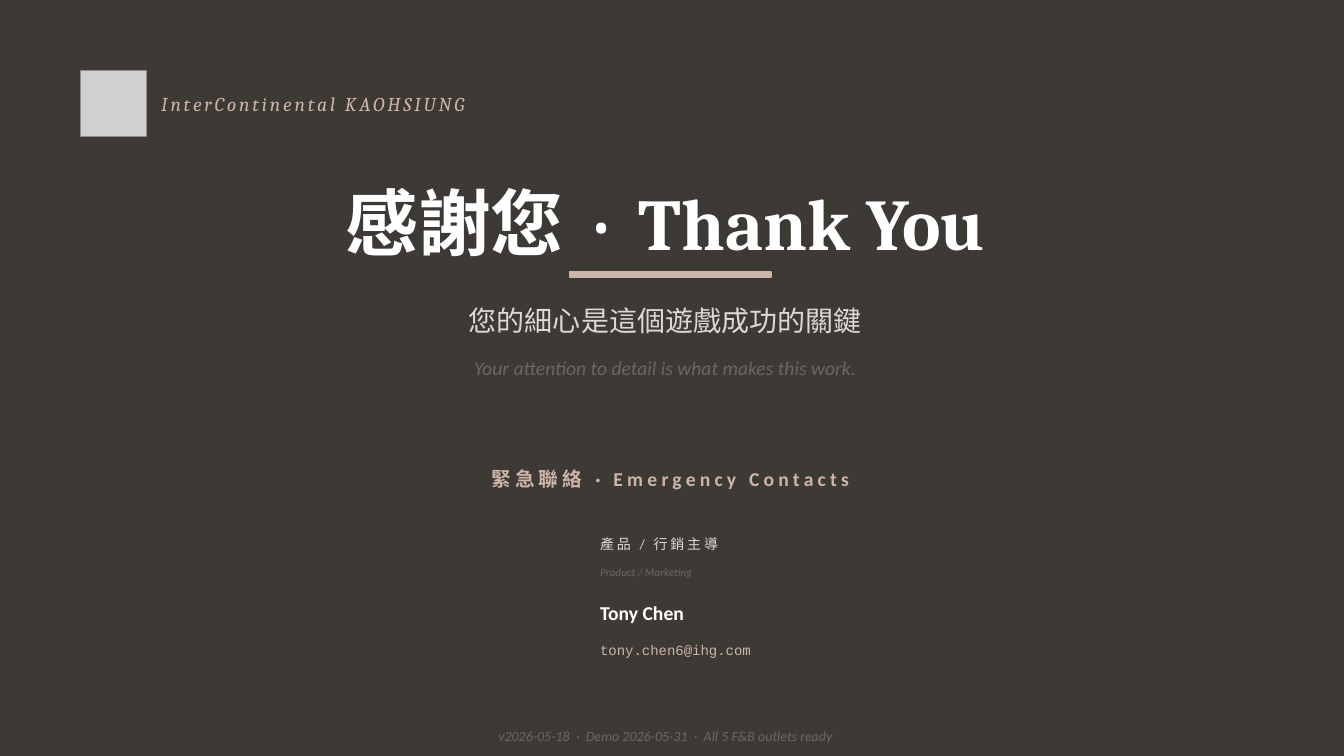
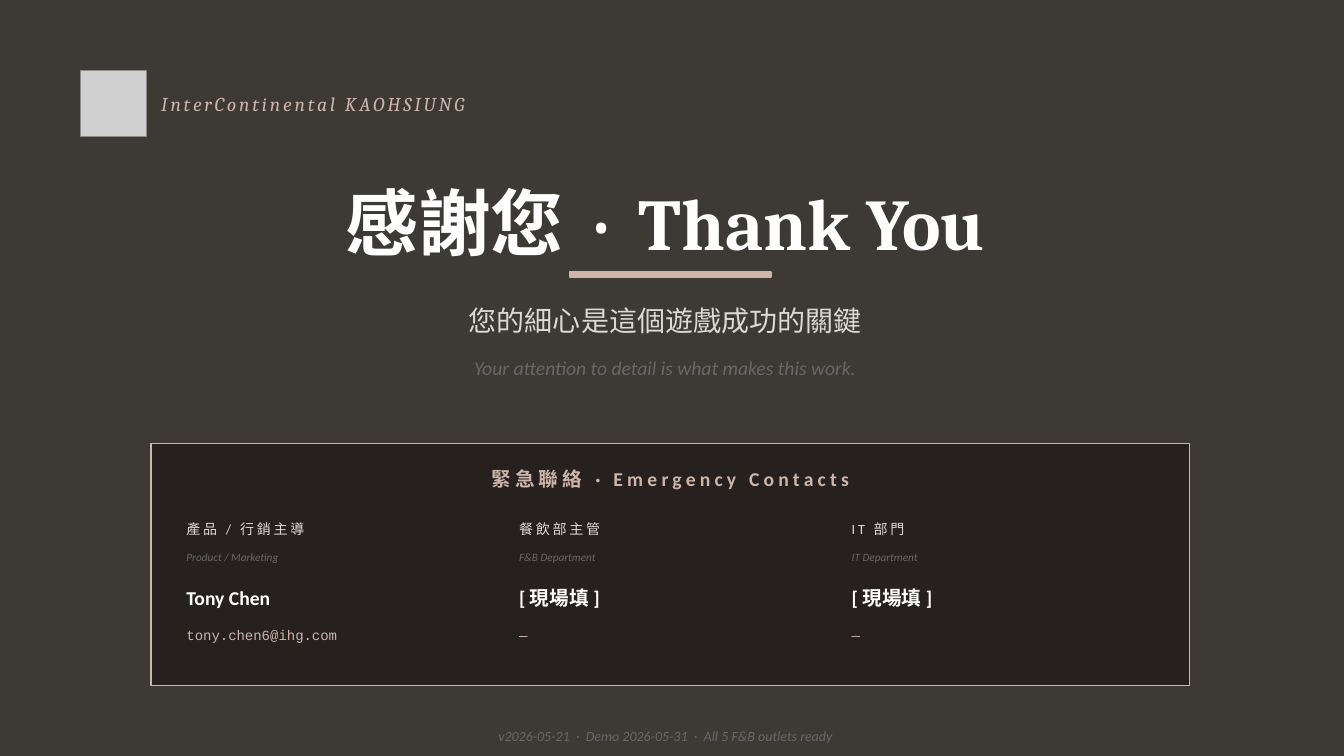
Before and after one commit to tony1229kimo/ickaohsiungculinaryjourneymap, a slide deck: slide 22 of docs/IC_Kaohsiung_Game_Staff_Bilingual.pptx (slide 20 before the commit). Drawn at 1344x756 pixels with LibreOffice and Linux fonts; fonts in the diff are those of the drawing; grey boxes stand for pictures. Boxes give left, top, right and bottom in pixels: in the first picture for what was removed or moved away, otherwise in the second. Text is boxed around its words. In the diff, an @@ line names an element or a change of style, - is before the commit and + after.

```diff
--- a/docs/IC_Kaohsiung_Game_Staff_Bilingual.pptx
+++ b/docs/IC_Kaohsiung_Game_Staff_Bilingual.pptx
@@ rectangle added at (151,444,1190,686), fill #26211E, outline #CEB4A9 1 pt @@
@@ text added at (519,522,600,535), 10 pt, text #DAD9D6 @@
+餐飲部主管
@@ text added at (852,522,904,535), 10 pt, text #DAD9D6 @@
+IT 部門
@@ text added at (519,553,596,563), 8 pt, text #686869, italic @@
+F&B Department
@@ text added at (852,554,918,563), 8 pt, text #686869, italic @@
+IT Department
@@ text added at (530,588,589,607), 14 pt, text #FFFFFF, bold @@
+[ 現場填 ]
@@ text added at (863,588,922,607), 14 pt, text #FFFFFF, bold @@
+[ 現場填 ]
@@ 4 texts: place and size @@
-4 texts at (600,537,751,658)
+4 texts at (186,522,337,643)
@@ text added at (519,620,832,650), 10 pt, text #CEB4A9 @@
+—
@@ text added at (852,620,1165,650), 10 pt, text #CEB4A9 @@
+—
@@ text at (498,732,832,742): text changed @@
-v2026-05-18 · Demo 2026-05-31 · All 5 F&B outlets ready
+v2026-05-21 · Demo 2026-05-31 · All 5 F&B outlets ready
```
Also in this commit, not shown: 19 other slides changed, 2 slides added, 1 other file.
